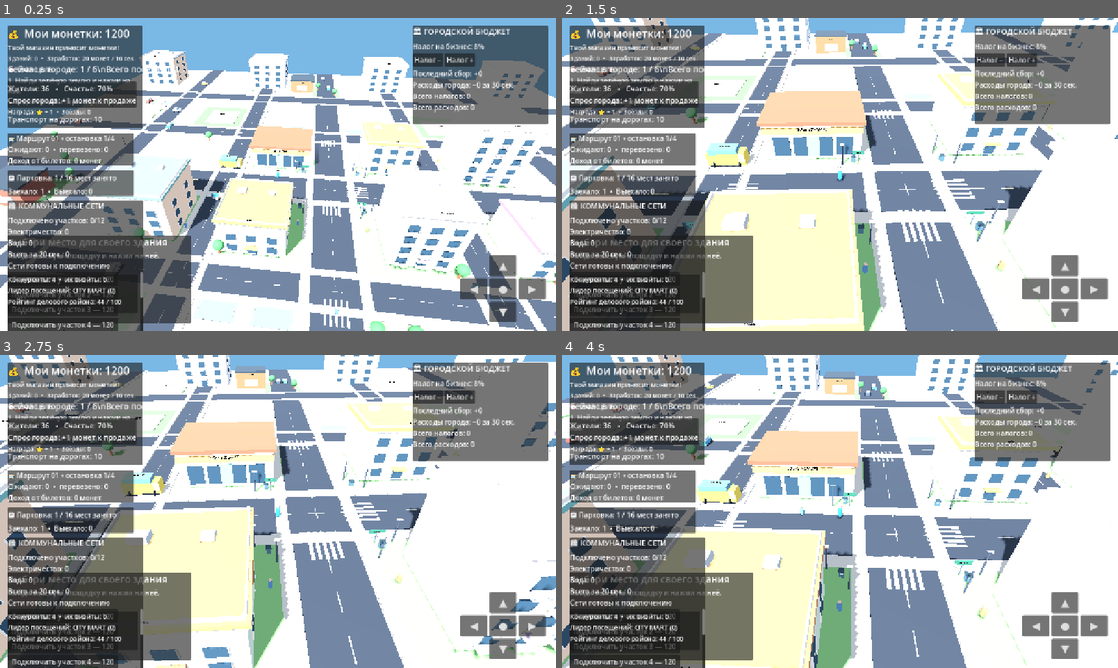
Above: before the commit, frames 1-4 (two rows, left to right).
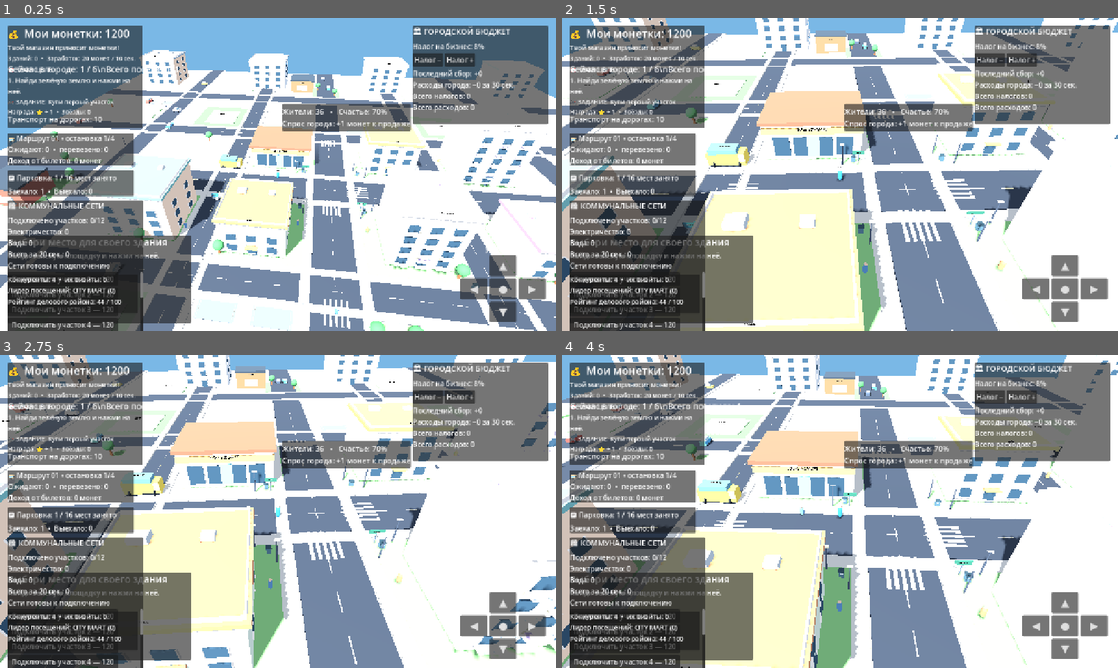
Above: after the commit, the same moments.

Repository: uchihabaha05-del/MINI-WORLD-TYCOON
Game: Godot game, scene res://scenes/Main.tscn
Same seed, same stepped clock (60 frames per second), same inputs: the game is played once before the commit and once after it.
Inputs (mouse positions are in pixels of both pictures, inside the frame that each line leads up to):
- Up to frame 1 (0.25 s): no input
- Up to frame 2 (1.5 s): move the mouse to (962, 158) at 0.52 s; hold D 0.53-1.28 s; click (962, 158) at 0.67 s; move the mouse to (728, 190) at 1.27 s; hold S from 1.28 s (still down)
- Up to frame 3 (2.75 s): move the mouse to (333, 442) at 2.02 s; release S at 2.03 s; hold D from 2.03 s (still down)
- Up to frame 4 (4 s): move the mouse to (812, 574) at 2.77 s; release D at 2.78 s; hold W 2.78-3.53 s; click (812, 574) at 2.92 s; move the mouse to (1006, 558) at 3.52 s; hold A from 3.53 s (still down)

The runs differ from the first frame. In frame 1, 3.9% of the frame differs, in the area x 1-74%, y 20-37%; in frame 2, 3.9%; in frame 3, 3.9%; in frame 4, 3.9%.

Commit message:
Improve mobile HUD layout and reduce overexposed city lighting

Diff:
--- a/scripts/city_population.gd
+++ b/scripts/city_population.gd
@@ -46,7 +46,7 @@
 	layer.layer = 3
 	add_child(layer)
 	var panel := PanelContainer.new()
-	panel.position = Vector2(18, 145)
+	panel.position = Vector2(650, 198)
 	panel.custom_minimum_size = Vector2(290, 62)
 	layer.add_child(panel)
 	population_label = Label.new()
